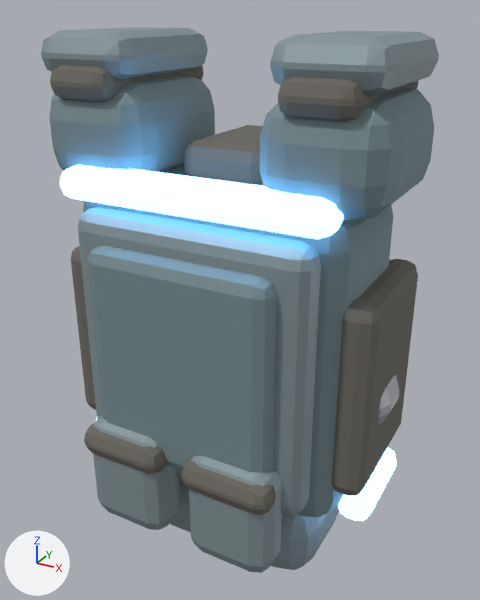
Two versions of the glTF model assets/pbr/pickup_armor_vest.glb, one commit apart.
Both versions are drawn from a 50 mm lens placed at (0.34, -0.606, 0.62), pointed at (0.009, -0.005, 0.32). Arrows for +X, +Y and +Z are at lower left; the lights stay in place. The older version comes first.

In view in the first picture: 'pickup_armor_vest_collar', 'pickup_armor_vest_cummerbund_l', 'pickup_armor_vest_cummerbund_r', 'pickup_armor_vest_hem', 'pickup_armor_vest_neck_yoke', 'pickup_armor_vest_pad_l', 'pickup_armor_vest_pad_r', 'pickup_armor_vest_plate_border', 'pickup_armor_vest_plate_front', 'pickup_armor_vest_pouch_flap_l', 'pickup_armor_vest_pouch_flap_r', 'pickup_armor_vest_pouch_l', 'pickup_armor_vest_pouch_r', 'pickup_armor_vest_shell', 'pickup_armor_vest_shoulder_l', 'pickup_armor_vest_shoulder_r', 'pickup_armor_vest_strap_l', 'pickup_armor_vest_strap_r' and 2 more.
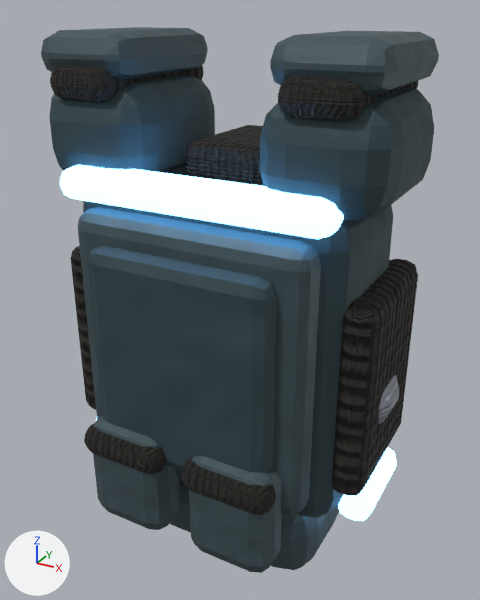
Location of each change, [x1, y1, x2, y2] in pixels of the pictures (480 x 600 px):
'pickup_armor_vest_plate_border', surface changed (greyish cyan to cyan)
    both: [88, 245, 277, 473]
'pickup_armor_vest_plate_front', surface changed (grey to black)
    both: [78, 207, 321, 515]
'pickup_armor_vest_shoulder_r', surface changed (darker)
    both: [260, 87, 434, 220]
'pickup_armor_vest_cummerbund_r', surface changed (dark grey to black)
    both: [332, 259, 418, 495]
'pickup_armor_vest_shoulder_l', surface changed (greyish cyan to blue)
    both: [49, 75, 215, 172]
'pickup_armor_vest_shell', surface changed
    both: [83, 165, 393, 517]
'pickup_armor_vest_pad_r', surface changed (darker)
    both: [270, 31, 439, 96]
'pickup_armor_vest_pad_l', surface changed (darker)
    both: [41, 27, 208, 79]
'pickup_armor_vest_pouch_r', surface changed (grey to black)
    both: [189, 456, 282, 573]
'pickup_armor_vest_pouch_l', surface changed (grey to black)
    both: [93, 415, 181, 530]
'pickup_armor_vest_neck_yoke', surface changed (darker)
    both: [184, 125, 263, 184]
'pickup_armor_vest_strap_r', surface changed (dark grey to black)
    both: [278, 77, 418, 122]
'pickup_armor_vest_hem', surface changed (darker)
    both: [169, 476, 339, 570]
'pickup_armor_vest_strap_l', surface changed (dark grey to black)
    both: [50, 65, 204, 102]
'pickup_armor_vest_pouch_flap_r', surface changed (dark grey to black)
    both: [181, 458, 276, 515]
'pickup_armor_vest_pouch_flap_l', surface changed (dark grey to black)
    both: [84, 423, 167, 474]
'pickup_armor_vest_cummerbund_l', surface changed (dark grey to black)
    both: [71, 246, 96, 410]

Edits to the bpy script that builds the scene:
```text
Add img_vcw_tex_fabric_pickup_armor_vest_webbing_albedo:
    img_vcw_tex_fabric_pickup_armor_vest_webbing_albedo = load_image('vcw_tex_fabric_pickup_armor_vest_webbing_albedo', '_unpacked/vcw_tex_fabric_pickup_armor_vest_webbing_albedo', 128, 128, 'sRGB')
Add img_vcw_tex_fabric_pickup_armor_vest_webbing_orm:
    img_vcw_tex_fabric_pickup_armor_vest_webbing_orm = load_image('vcw_tex_fabric_pickup_armor_vest_webbing_orm', '_unpacked/vcw_tex_fabric_pickup_armor_vest_webbing_orm', 128, 128, 'Non-Color')
Add img_vcw_tex_fabric_pickup_armor_vest_webbing_normal:
    img_vcw_tex_fabric_pickup_armor_vest_webbing_normal = load_image('vcw_tex_fabric_pickup_armor_vest_webbing_normal', '_unpacked/vcw_tex_fabric_pickup_armor_vest_webbing_normal', 128, 128, 'Non-Color')
Add img_vcw_tex_paint_pickup_armor_vest_shell_orm:
    img_vcw_tex_paint_pickup_armor_vest_shell_orm = load_image('vcw_tex_paint_pickup_armor_vest_shell_orm', '_unpacked/vcw_tex_paint_pickup_armor_vest_shell_orm', 128, 128, 'Non-Color')
Add img_vcw_tex_paint_pickup_armor_vest_shell_albedo:
    img_vcw_tex_paint_pickup_armor_vest_shell_albedo = load_image('vcw_tex_paint_pickup_armor_vest_shell_albedo', '_unpacked/vcw_tex_paint_pickup_armor_vest_shell_albedo', 128, 128, 'sRGB')
Add img_vcw_tex_paint_pickup_armor_vest_shell_normal:
    img_vcw_tex_paint_pickup_armor_vest_shell_normal = load_image('vcw_tex_paint_pickup_armor_vest_shell_normal', '_unpacked/vcw_tex_paint_pickup_armor_vest_shell_normal', 128, 128, 'Non-Color')
Add img_vcw_tex_paint_pickup_armor_vest_trim_normal:
    img_vcw_tex_paint_pickup_armor_vest_trim_normal = load_image('vcw_tex_paint_pickup_armor_vest_trim_normal', '_unpacked/vcw_tex_paint_pickup_armor_vest_trim_normal', 128, 128, 'Non-Color')
Add img_vcw_tex_paint_pickup_armor_vest_trim_orm:
    img_vcw_tex_paint_pickup_armor_vest_trim_orm = load_image('vcw_tex_paint_pickup_armor_vest_trim_orm', '_unpacked/vcw_tex_paint_pickup_armor_vest_trim_orm', 128, 128, 'Non-Color')
Add img_vcw_tex_paint_pickup_armor_vest_trim_albedo:
    img_vcw_tex_paint_pickup_armor_vest_trim_albedo = load_image('vcw_tex_paint_pickup_armor_vest_trim_albedo', '_unpacked/vcw_tex_paint_pickup_armor_vest_trim_albedo', 128, 128, 'sRGB')
Change mat_pickup_armor_vest_trim:
    remove # nodes: BsdfPrincipled, OutputMaterial
    remove # colours: grey #8e9ea2
    nodes: BsdfPrincipled, NormalMap, OutputMaterial, SeparateColor, TexImage x3
    uses the picture img_vcw_tex_paint_pickup_armor_vest_trim_albedo
    uses the picture img_vcw_tex_paint_pickup_armor_vest_trim_normal
    uses the picture img_vcw_tex_paint_pickup_armor_vest_trim_orm
Change mat_pickup_armor_vest_shell:
    remove # nodes: BsdfPrincipled, OutputMaterial
    remove # colours: greyish cyan #7c9095
    nodes: BsdfPrincipled, NormalMap, OutputMaterial, SeparateColor, TexImage x3
    uses the picture img_vcw_tex_paint_pickup_armor_vest_shell_albedo
    uses the picture img_vcw_tex_paint_pickup_armor_vest_shell_normal
    uses the picture img_vcw_tex_paint_pickup_armor_vest_shell_orm
Change mat_pickup_armor_vest_webbing:
    remove # nodes: BsdfPrincipled, OutputMaterial
    remove # colours: dark grey #6c6961
    nodes: BsdfPrincipled, NormalMap, OutputMaterial, SeparateColor, TexImage x3
    uses the picture img_vcw_tex_fabric_pickup_armor_vest_webbing_albedo
    uses the picture img_vcw_tex_fabric_pickup_armor_vest_webbing_normal
    uses the picture img_vcw_tex_fabric_pickup_armor_vest_webbing_orm
```
